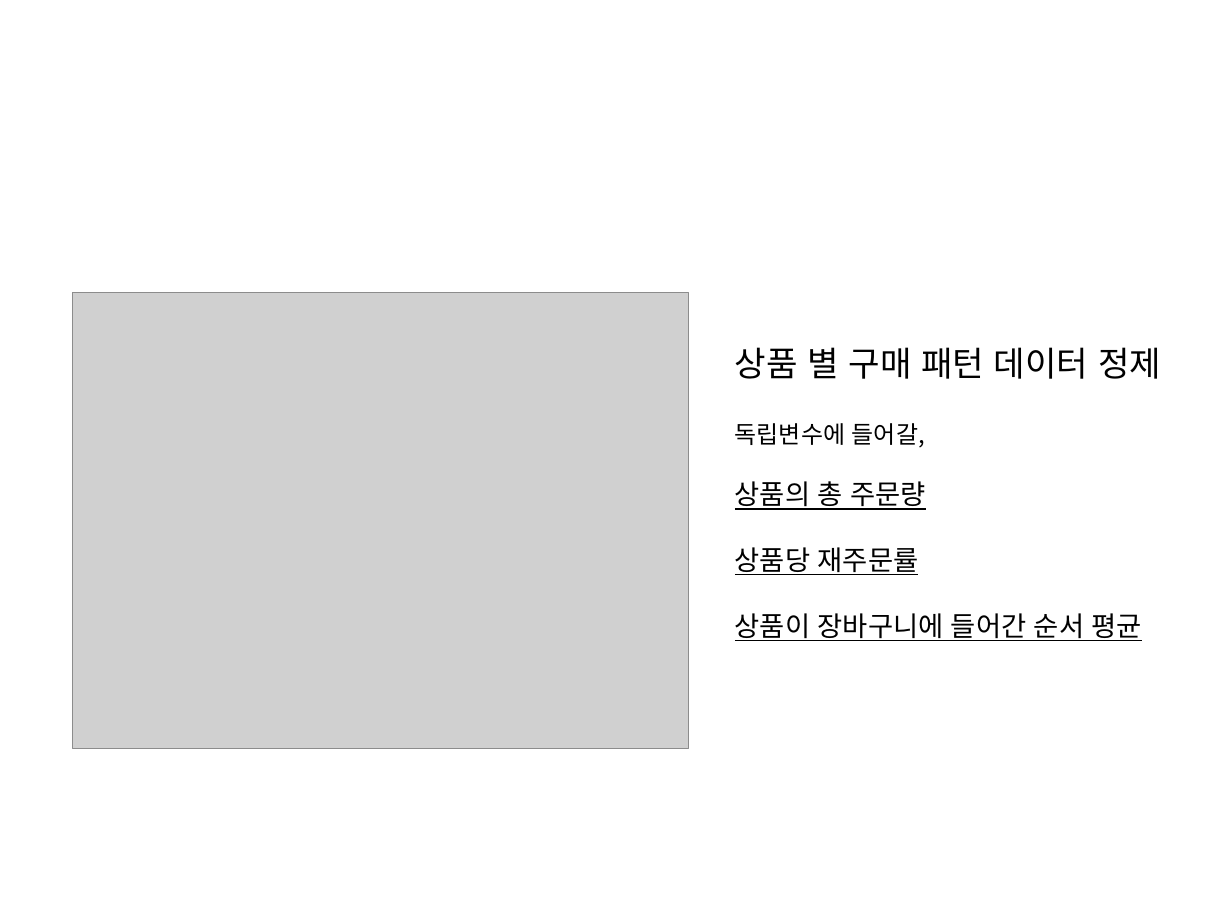
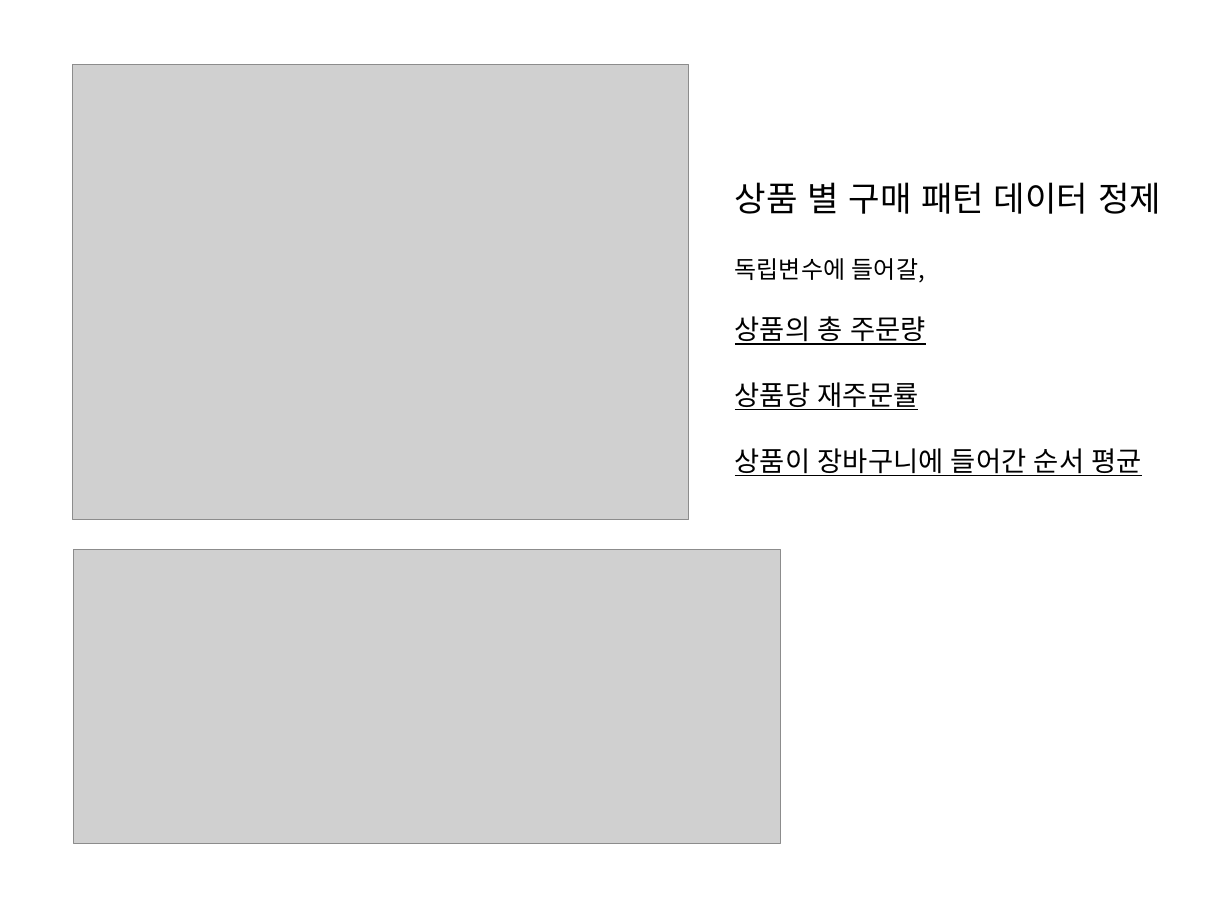
Before and after one commit to WasVelinn/1stPerSonalProjecT, a slide deck: slide 14 of 프레젠테이션1.pptx. Drawn at 1232x924 pixels with LibreOffice and Linux fonts; fonts in the diff are those of the drawing; grey boxes stand for pictures. Boxes give left, top, right and bottom in pixels: in the first picture for what was removed or moved away, otherwise in the second. Text is boxed around its words. In the diff, an @@ line names an element or a change of style, - is before the commit and + after.

```diff
--- a/프레젠테이션1.pptx
+++ b/프레젠테이션1.pptx
@@ picture: place and size @@
-picture at (73, 293, 689, 749)
+picture at (73, 64, 689, 520)
@@ text "상품 별 구매 패턴 데이터 ...": place and size @@
-text "상품 별 구매 패턴 데이터 ..." at (735, 347, 1161, 641)
+text "상품 별 구매 패턴 데이터 ..." at (735, 182, 1161, 476)
@@ picture added at (74, 549, 781, 844) @@
```
Also in this commit, not shown: 8 other slides changed, 4 slides added, 19 other files.
